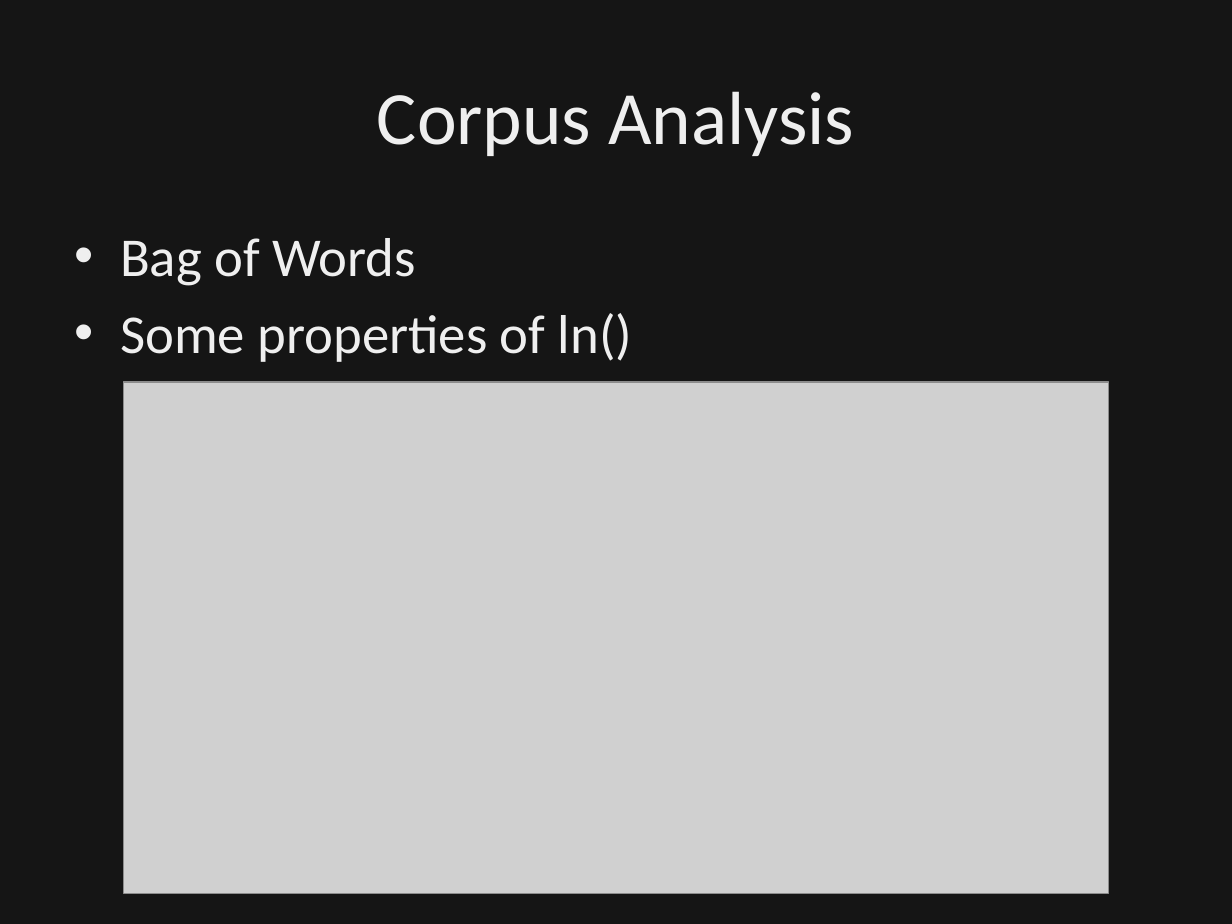
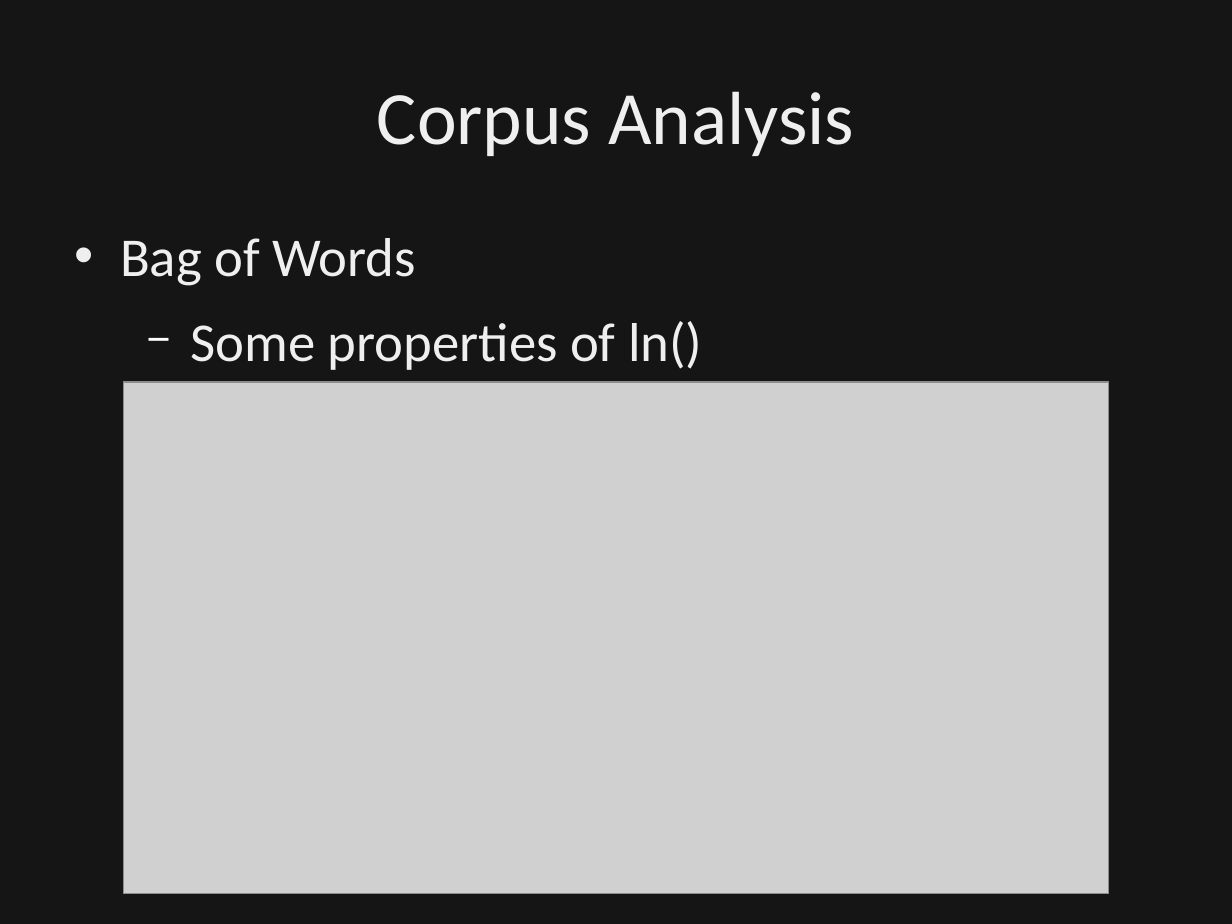
Before and after one commit to dbowmans46/PracticalProgramming, a slide deck: slide 60 of Session 7 - Python/Instructional Material/Session 7 - Python Brief Intro to NLP.odp. Drawn at 1232x924 pixels with LibreOffice and Linux fonts; fonts in the diff are those of the drawing; grey boxes stand for pictures; background and template pictures are left out; a plain dark background stands for a picture behind light text. Boxes give left, top, right and bottom in pixels: in the first picture for what was removed or moved away, otherwise in the second. Text is boxed around its words. In the diff, an @@ line names an element or a change of style, - is before the commit and + after.

```diff
--- a/Session 7 - Python/Instructional Material/Session 7 - Python Brief Intro to NLP.odp
+++ b/Session 7 - Python/Instructional Material/Session 7 - Python Brief Intro to NLP.odp
@@ text at [190, 321, 702, 370]: bullet • to −; list level 1 to 2 in "Some properties of ln()"; bullet colour #EFEFEF to #FFFFFF @@
```
Also in this commit, not shown: 1 other slide changed.
